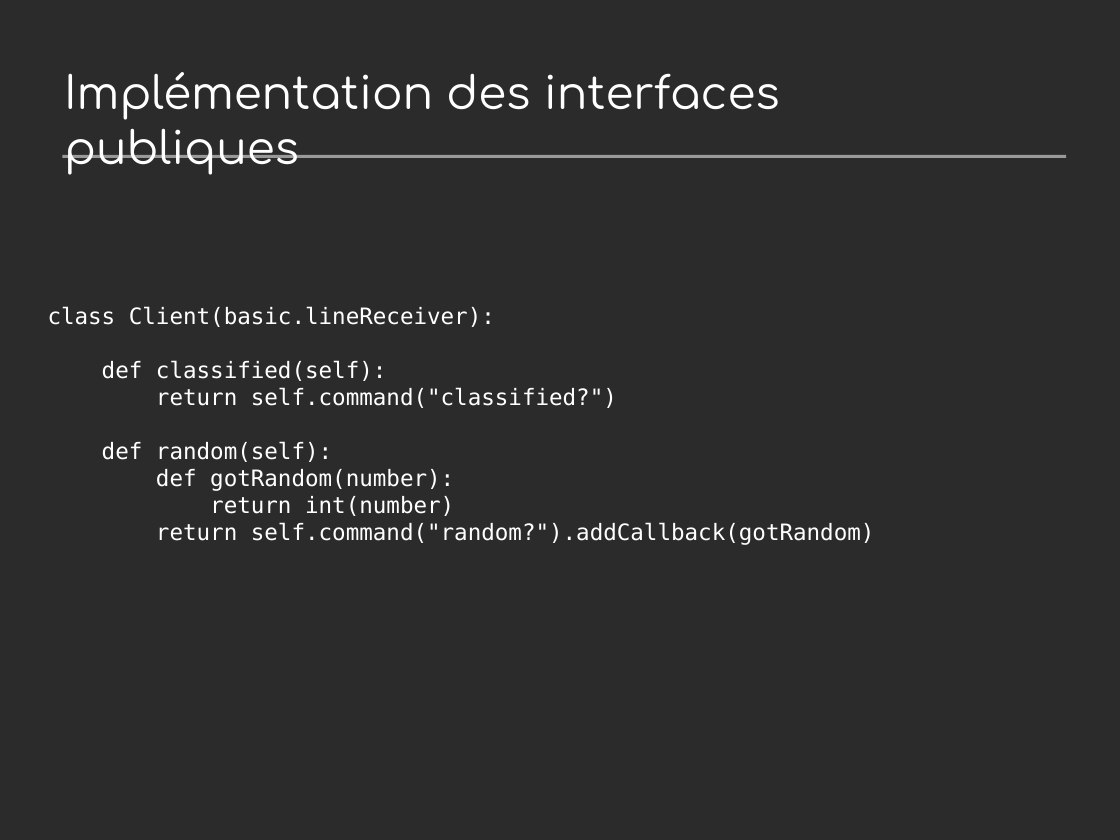
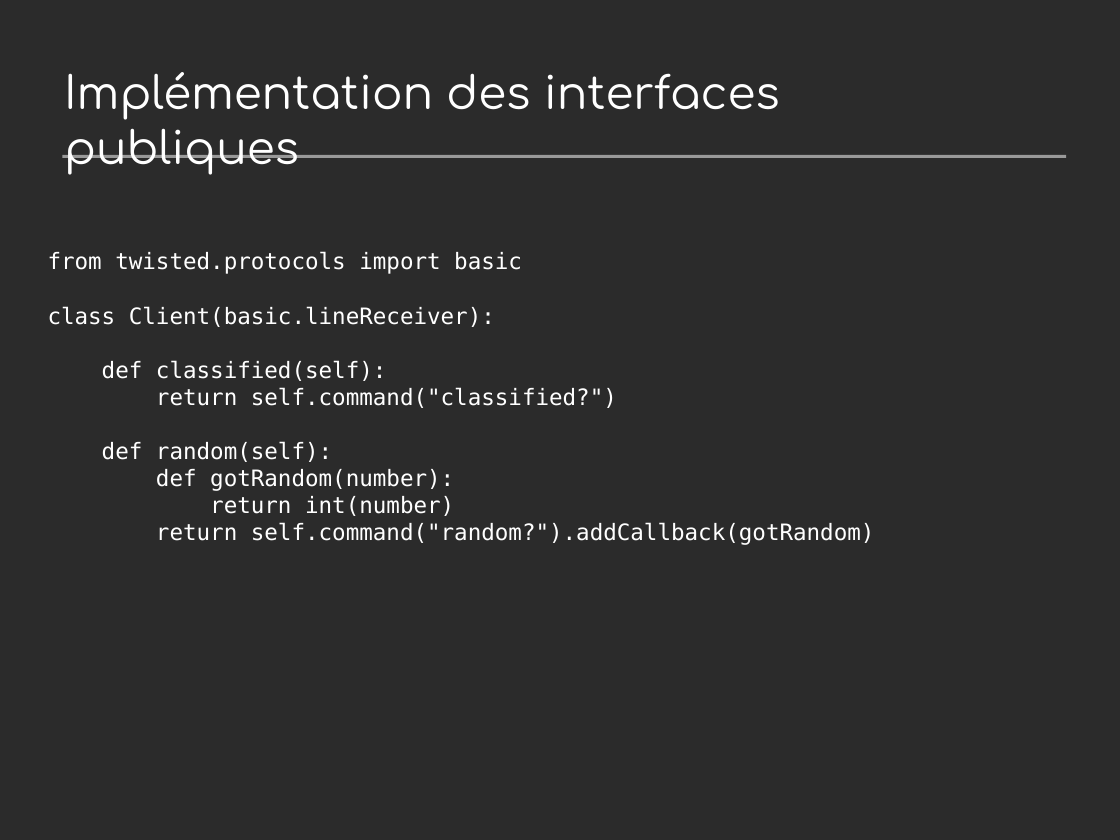
Before and after one commit to jdb/jdb.github.com, a slide deck: slide 25 of imap_idle/pycon-presentation/imap-idle-makingoff.odp. Drawn at 1120x840 pixels with LibreOffice and Linux fonts; fonts in the diff are those of the drawing; background and template pictures are left out; a plain dark background stands for a picture behind light text. Boxes give left, top, right and bottom in pixels: in the first picture for what was removed or moved away, otherwise in the second. Text is boxed around its words. In the diff, an @@ line names an element or a change of style, - is before the commit and + after.

Commit message:
Twisted intro in PDF

```diff
--- a/imap_idle/pycon-presentation/imap-idle-makingoff.odp
+++ b/imap_idle/pycon-presentation/imap-idle-makingoff.odp
@@ title at <box>48,251,875,545</box>: text changed @@
-class Client(basic.lineReceiver):
-def classified(self):
-return self.command("classified?")
-def random(self):
-def gotRandom(number):
-return int(number)
-return self.command("random?").addCallback(gotRandom)
+from twisted.protocols import basic
+class Client(basic.lineReceiver):
+def classified(self):
+return self.command("classified?")
+def random(self):
+def gotRandom(number):
+return int(number)
+return self.command("random?").addCallback(gotRandom)
```
Also in this commit, not shown: 11 other slides changed, 4 slides added, 1 slide removed, 2 other files.
